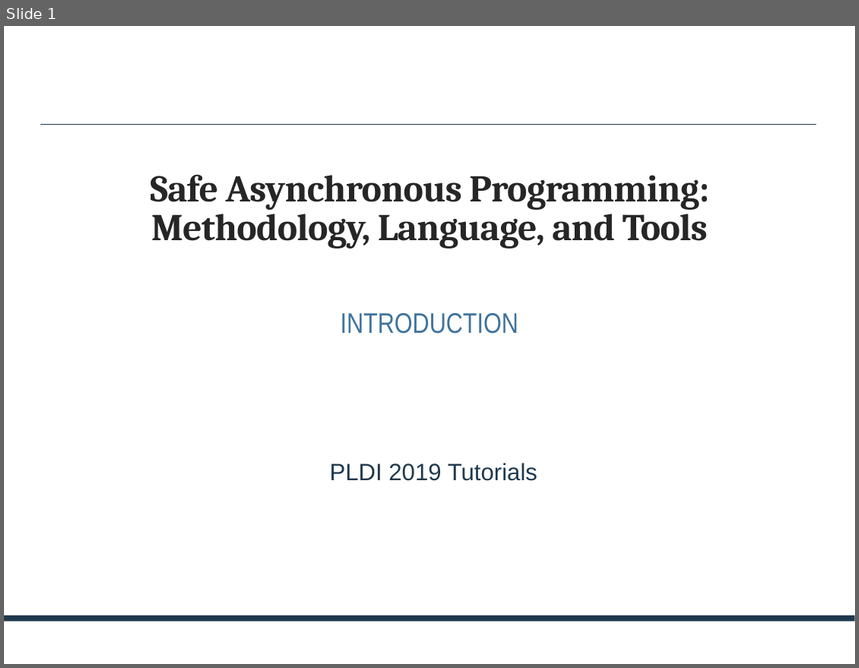
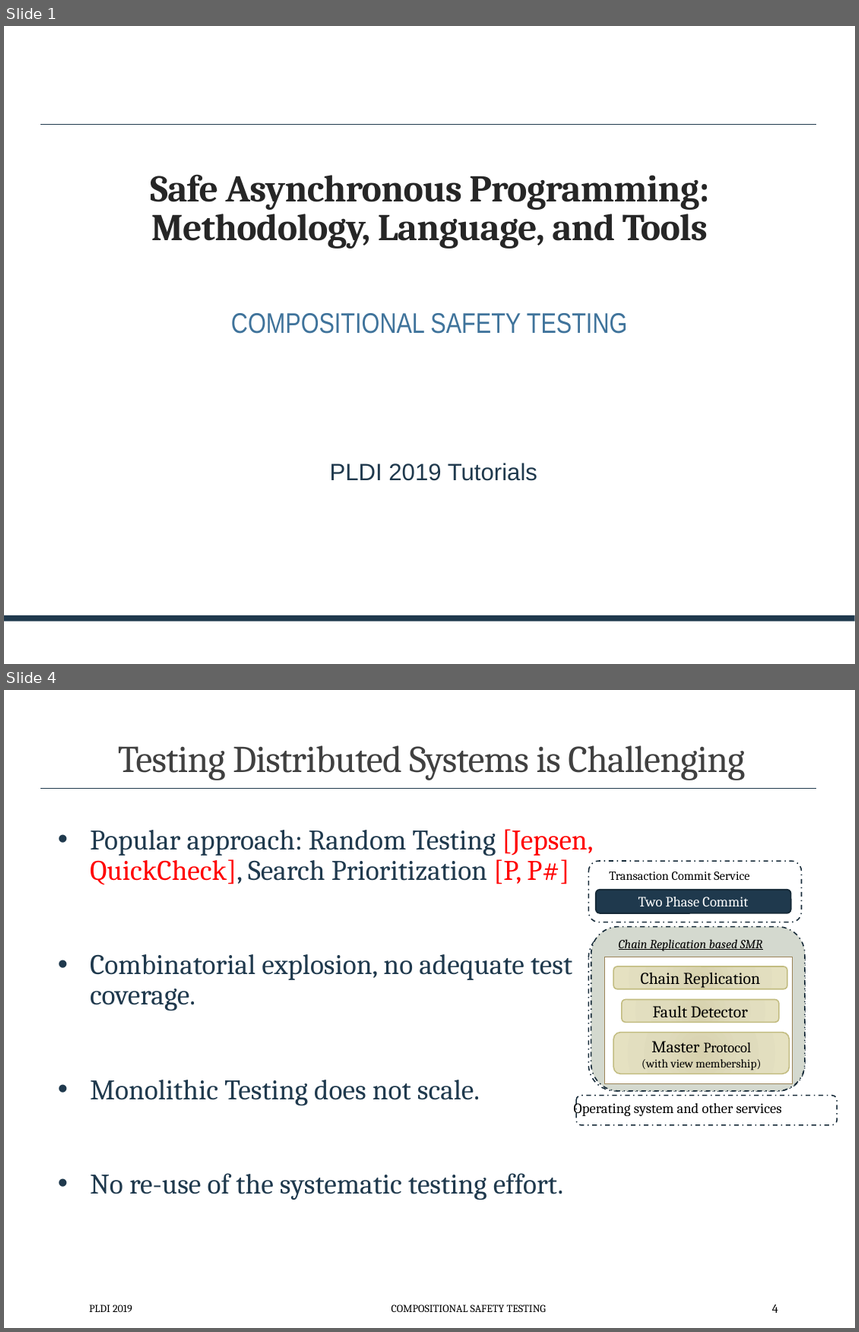
Before and after one commit to p-org/plditutorial, a slide deck: Presentations/CompositionalSafetyTesting.pptx. Shown one above the other, each under a label of ours: slide 1 before the commit, slides 1 and 4 after it; the slides between them are not shown. The pictures are 859x668 and 859x1332 pixels, drawn with LibreOffice and Linux fonts; fonts in the diff are those of the drawing. Boxes give left, top, right and bottom in pixels: in the first picture for what was removed or moved away, otherwise in the second. Text is boxed around its words. In the diff, an @@ line names an element or a change of style, - is before the commit and + after.

```diff
--- a/Presentations/CompositionalSafetyTesting.pptx
+++ b/Presentations/CompositionalSafetyTesting.pptx
@@ slide 4 added at (4, 690, 855, 1328), background #FFFFFF; not listed: 1 template element that a slide beside it also shows @@
@@ title added at (118, 745, 745, 780), 32 pt, text #404040 @@
+Testing Distributed Systems is Challenging
@@ text added at (90, 829, 594, 1200), 24 pt, text #20394E @@
+• Popular approach: Random Testing [Jepsen, QuickCheck], Search Prioritization [P, P#]
+• Combinatorial explosion, no adequate test coverage.
+• Monolithic Testing does not scale.
+• No re-use of the systematic testing effort.
@@ group added at (591, 926, 805, 1091): 4 rounded rectangles, 1 rectangle, 1 text @@
+Chain Replication based SMR
+Chain Replication
+Fault Detector
+Master Protocol
+(with view membership)
@@ group added at (574, 861, 836, 1125): 4 rounded rectangles, 2 texts @@
+Two Phase Commit
+Transaction Commit Service
+Operating system and other services
@@ text added at (4, 1286, 855, 1328), 18 pt, text #FFFFFF @@
+(
@@ text added at (89, 1305, 132, 1312), 9 pt, text #000000 @@
+PLDI 2019
@@ text added at (392, 1305, 546, 1312), 9 pt, text #000000 @@
+COMPOSITIONAL SAFETY TESTING
@@ page number added at (772, 1305, 778, 1313), 10.5 pt, text #000000 @@
+4
@@ slide 1 changed as well @@
@@ subtitle at (231, 313, 628, 334): text changed @@
-INTRODUCTION
+COMPOSITIONAL SAFETY TESTING
```
Also in this commit, not shown: 2 other slides changed, 17 other slides added, 2 other files.
